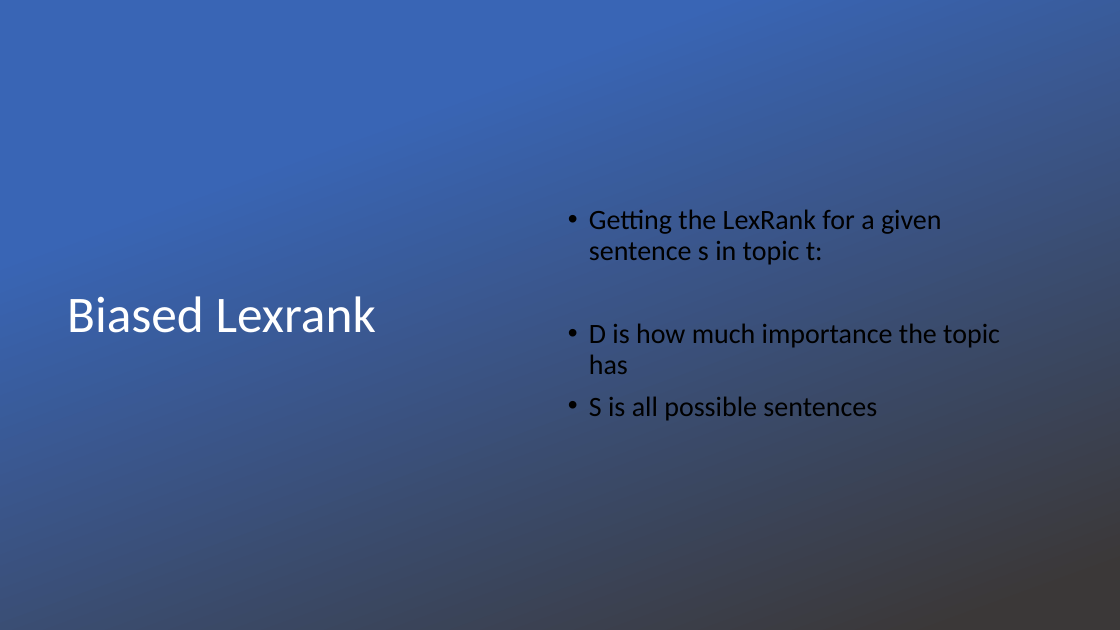
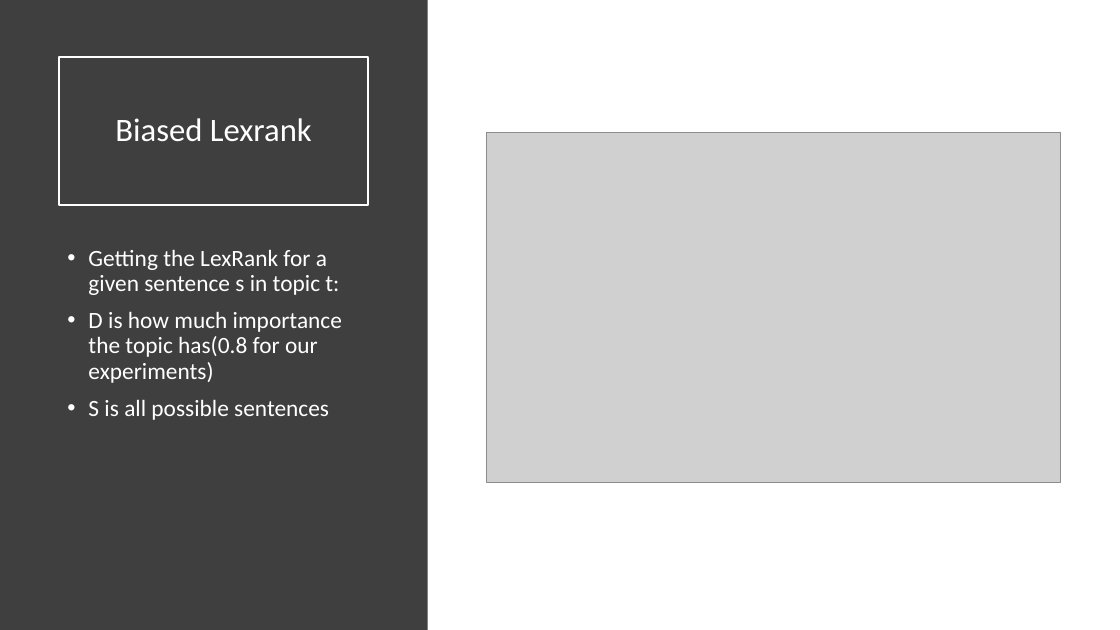
Before and after one commit to cadiem/LING573SP20, a slide deck: slide 8 of doc/D2.pptx (slide 7 before the commit). Drawn at 1120x630 pixels with LibreOffice and Linux fonts; fonts in the diff are those of the drawing; grey boxes stand for pictures; background and template pictures are left out. Boxes give left, top, right and bottom in pixels: in the first picture for what was removed or moved away, otherwise in the second. Text is boxed around its words. In the diff, an @@ line names an element or a change of style, - is before the commit and + after.

```diff
--- a/doc/D2.pptx
+++ b/doc/D2.pptx
@@ rectangle removed at (x1=0, y1=0, x2=1120, y2=630) @@
@@ rectangle added at (x1=0, y1=0, x2=428, y2=630), fill #3F3F3F @@
@@ title "Biased Lexrank" resized from (x1=67, y1=296, x2=376, y2=333) to (x1=59, y1=57, x2=368, y2=205) @@
@@ title "Biased Lexrank" at (x1=59, y1=57, x2=368, y2=205): size 44 to 28 pt; alignment left to centre; outline none to #FFFFFF 1.5 pt @@
@@ picture added at (x1=486, y1=133, x2=1061, y2=483) @@
@@ text "Getting the LexRank for a ..." moved from (x1=589, y1=209, x2=1000, y2=421) to (x1=88, y1=250, x2=342, y2=420) @@
@@ text "Getting the LexRank for a ..." at (x1=88, y1=250, x2=342, y2=420): vertical alignment middle to top @@
@@ text at (x1=88, y1=250, x2=339, y2=420): size 24 to 20 pt, text colour #000000 to #FFFFFF in "Getting the LexRank for a given sentence ...", "S is all possible sentences" @@
@@ text at (x1=88, y1=312, x2=342, y2=383): text changed; size 24 to 20 pt; text colour #000000 to #FFFFFF @@
-• D is how much importance the topic has
+• D is how much importance the topic has(0.8 for our experiments)
```
Also in this commit, not shown: 11 other slides changed, 3 slides added, 2 slides removed, 1 other file.
